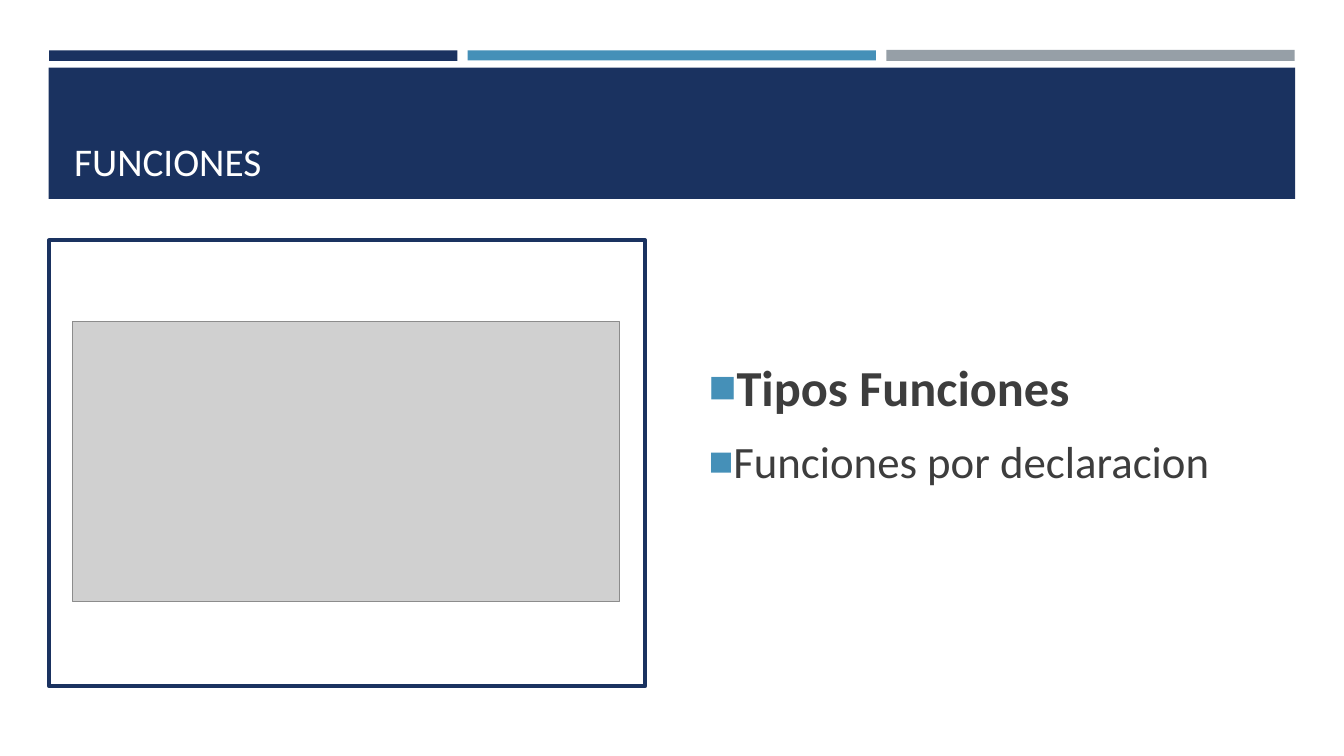
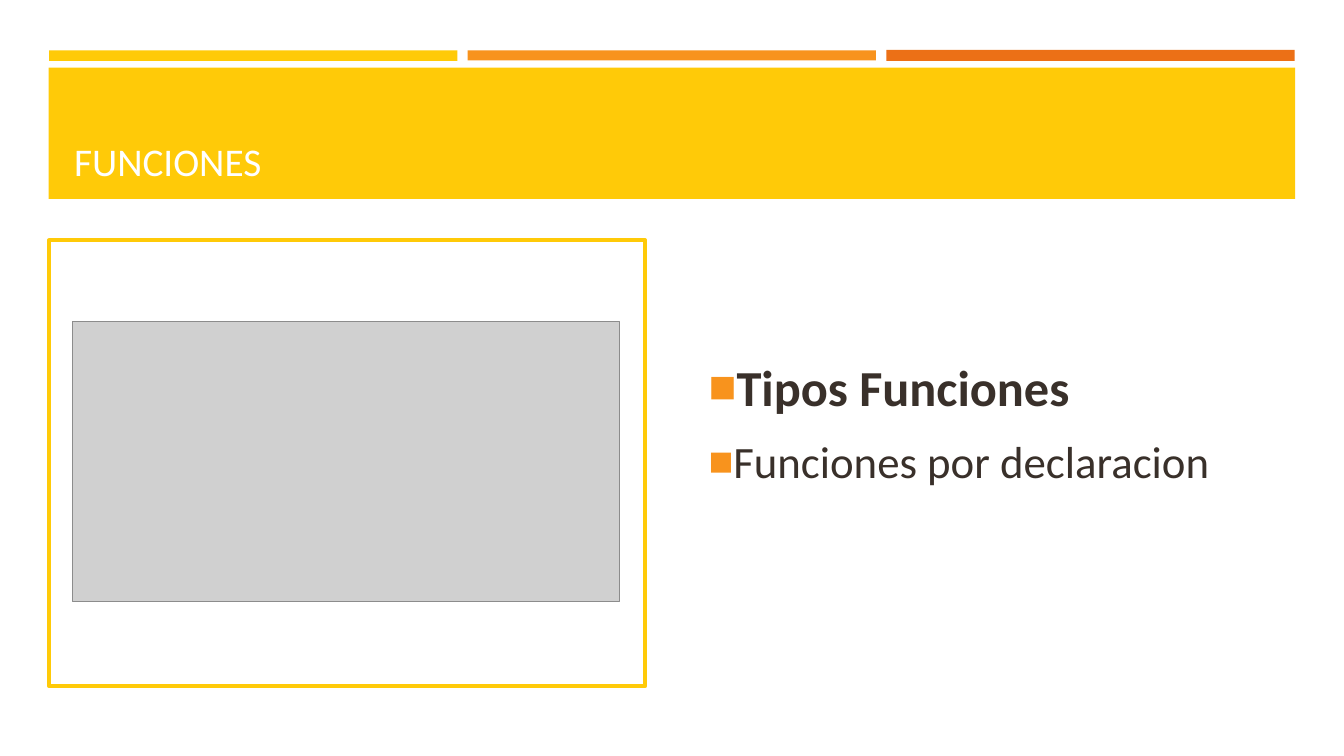
Before and after one commit to Camilobd/MinTic---Desarrollo-Web_Gr-9-10, a slide deck: slide 14 of Recursos/1. JavaScript.pptx. Drawn at 1344x756 pixels with LibreOffice and Linux fonts; fonts in the diff are those of the drawing; grey boxes stand for pictures. Boxes give left, top, right and bottom in pixels: in the first picture for what was removed or moved away, otherwise in the second. Text is boxed around its words. In the diff, an @@ line names an element or a change of style, - is before the commit and + after.

```diff
--- a/Recursos/1. JavaScript.pptx
+++ b/Recursos/1. JavaScript.pptx
@@ rectangle at (x1=49, y1=50, x2=458, y2=60): fill #1A3260 to #FFCA08 @@
@@ rectangle at (x1=468, y1=50, x2=876, y2=60): fill #4590B8 to #F8931D @@
@@ rectangle at (x1=886, y1=50, x2=1295, y2=62): fill #969FA7 to #EC7016 @@
@@ rectangle at (x1=48, y1=68, x2=1295, y2=199): fill #1A3260 to #FFCA08 @@
@@ rectangle at (x1=49, y1=240, x2=645, y2=686): outline #1A3260 3 pt to #FFCA08 3 pt @@
@@ text "Tipos Funciones" at (x1=733, y1=370, x2=1209, y2=486): text colour #3D3D3D to #39302A; bullet colour #4590B8 to #F8931D @@
```
Also in this commit, not shown: 27 other slides changed, 27 other files.
